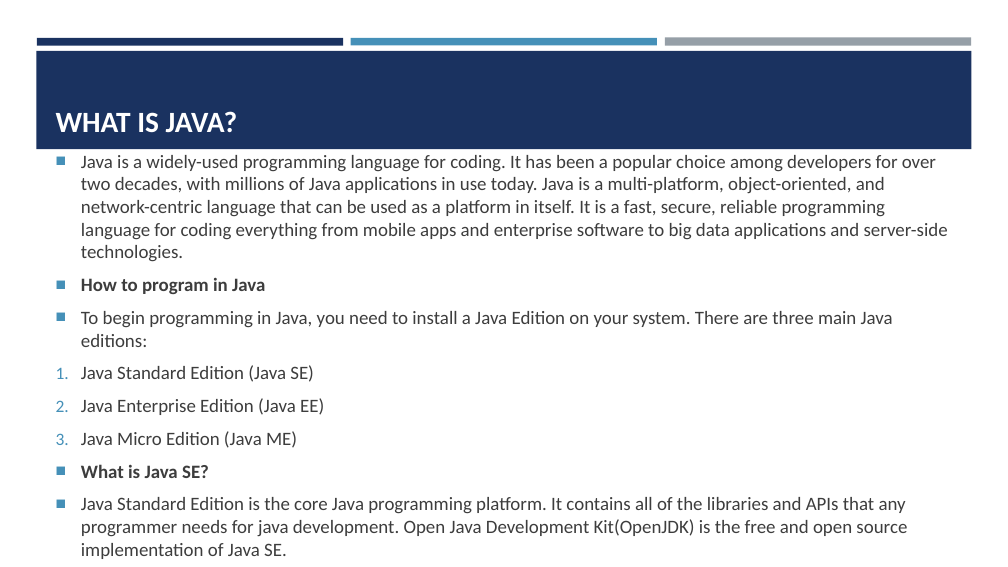
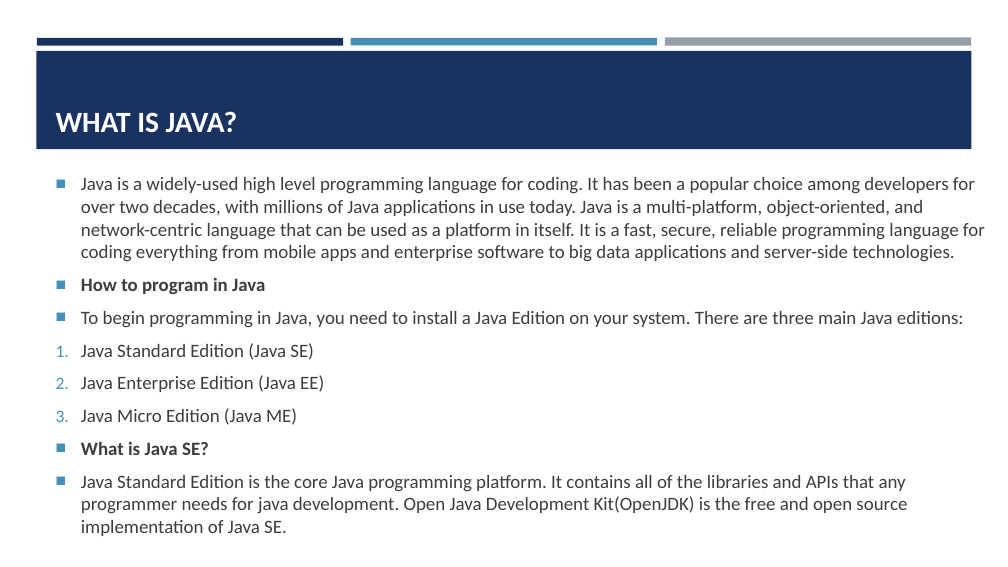
Before and after one commit to amantiwari8861/javaV1, a slide deck: slide 2 of javaSlides/Java Slides part 1.pptx. Drawn at 1008x567 pixels with LibreOffice and Linux fonts; fonts in the diff are those of the drawing. Boxes give left, top, right and bottom in pixels: in the first picture for what was removed or moved away, otherwise in the second. Text is boxed around its words. In the diff, an @@ line names an element or a change of style, - is before the commit and + after.

```diff
--- a/javaSlides/Java Slides part 1.pptx
+++ b/javaSlides/Java Slides part 1.pptx
@@ text at bbox=[81, 177, 985, 262]: text changed @@
-■ Java is a widely-used programming language for coding. It has been a popular choice among developers for over two decades, with millions of Java applications in use today. Java is a multi-platform, object-oriented, and network-centric language that can be used as a platform in itself. It is a fast, secure, reliable programming language for coding everything from mobile apps and enterprise software to big data applications and server-side technologies.
+■ Java is a widely-used high level programming language for coding. It has been a popular choice among developers for over two decades, with millions of Java applications in use today. Java is a multi-platform, object-oriented, and network-centric language that can be used as a platform in itself. It is a fast, secure, reliable programming language for coding everything from mobile apps and enterprise software to big data applications and server-side technologies.
```
Also in this commit, not shown: 4 other slides changed, 2 slides added, 43 other files.
